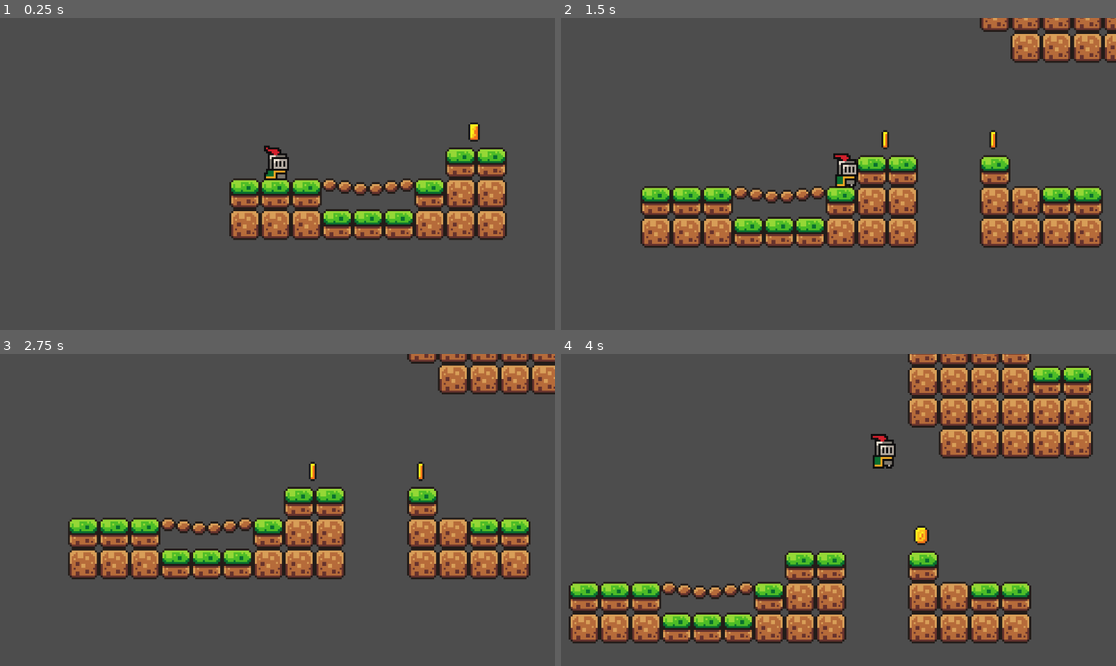
Above: before the commit, frames 1-4 (two rows, left to right).
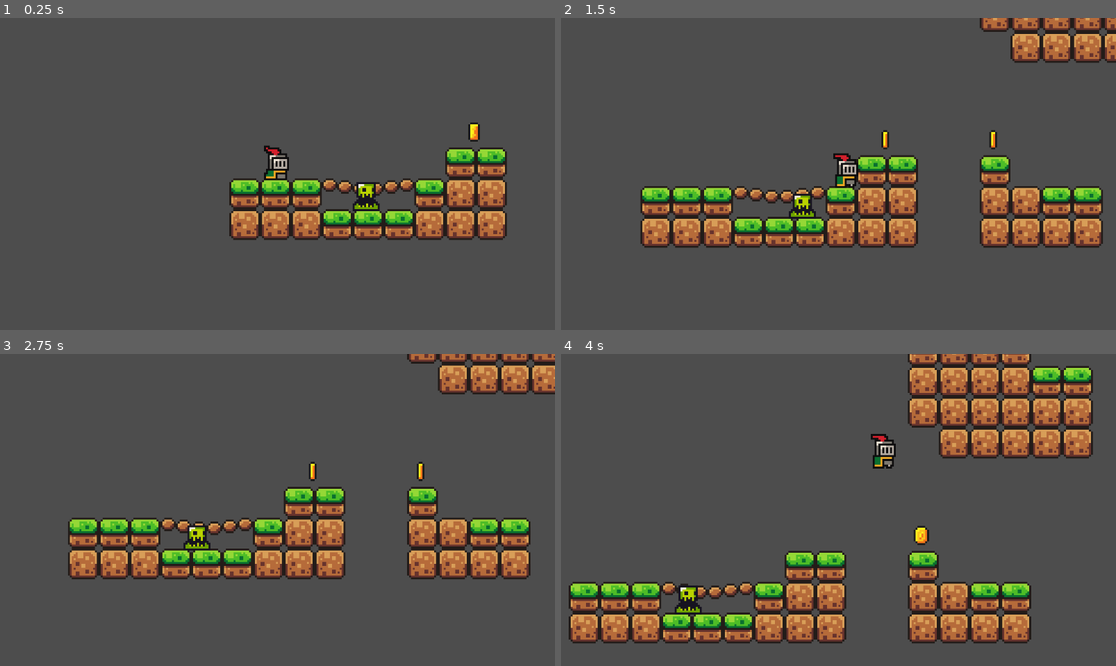
Above: after the commit, the same moments.

Repository: NicolasGarric/godot-knight-jumper
Game: Godot game, scene res://scenes/game.tscn
Two runs of this game, one before a commit and one after it. Both use one fixed random seed, a clock stepped at 60 frames per second and the inputs below.
Inputs:
- Up to frame 1 (0.25 s): no input
- Up to frame 2 (1.5 s): tap Enter (ui_accept) at 0.5, 0.77 s; hold Right (ui_right) from 0.53 s (still down)
- Up to frame 3 (2.75 s): tap Enter (ui_accept) at 1.52 s; release Right (ui_right) at 2.03 s; hold Left (ui_left) from 2.03 s (still down)
- Up to frame 4 (4 s): release Left (ui_left) at 2.78 s; hold Right (ui_right) from 2.78 s (still down); tap Enter (ui_accept) at 3.02, 3.77 s

The runs differ from the first frame. In frame 1, 0.3% of the frame differs, in the area x 63-69%, y 52-62%; in frame 2, 0.3%; in frame 3, 0.3%; in frame 4, 0.3%, in the area x 20-26%, y 74-84%.

Commit message:
Slime script created with ping pong movment and killzone.

Diff:
--- a/godot-knight-jumper/scenes/game.tscn
+++ b/godot-knight-jumper/scenes/game.tscn
@@ -1,10 +1,11 @@
-[gd_scene load_steps=30 format=3 uid="uid://cc6yfxa71ecl5"]
+[gd_scene load_steps=31 format=3 uid="uid://cc6yfxa71ecl5"]
 
 [ext_resource type="Texture2D" uid="uid://dqxhxieu6loy0" path="res://assets/sprites/world_tileset.png" id="1_ag6ng"]
 [ext_resource type="PackedScene" uid="uid://bfcmxyfps6aqx" path="res://scenes/player.tscn" id="1_pewfk"]
 [ext_resource type="PackedScene" uid="uid://d2gp3lb4jdnp4" path="res://scenes/platform.tscn" id="3_5hfyl"]
 [ext_resource type="PackedScene" uid="uid://c2lje47tybwvc" path="res://scenes/coin.tscn" id="4_tvrc1"]
 [ext_resource type="PackedScene" uid="uid://csmthfu7102pf" path="res://scenes/kilzone.tscn" id="5_1iw26"]
+[ext_resource type="PackedScene" uid="uid://ciw7eqgje80fh" path="res://scenes/slime.tscn" id="6_oyrc6"]
 
 [sub_resource type="TileSetAtlasSource" id="TileSetAtlasSource_ljktv"]
 texture = ExtResource("1_ag6ng")
@@ -629,3 +630,12 @@
 
 [node name="coin14" parent="Coins" instance=ExtResource("4_tvrc1")]
 position = Vector2(409, -473)
+
+[node name="Slime" parent="." instance=ExtResource("6_oyrc6")]
+position = Vector2(695, -16)
+
+[node name="Slime2" parent="." instance=ExtResource("6_oyrc6")]
+position = Vector2(760, -16)
+
+[node name="Slime3" parent="." instance=ExtResource("6_oyrc6")]
+position = Vector2(-88, -15)
--- a/godot-knight-jumper/scenes/slime.tscn
+++ b/godot-knight-jumper/scenes/slime.tscn
@@ -1,5 +1,6 @@
-[gd_scene load_steps=9 format=3 uid="uid://ciw7eqgje80fh"]
+[gd_scene load_steps=10 format=3 uid="uid://ciw7eqgje80fh"]
 
+[ext_resource type="Script" path="res://scripts/slime.gd" id="1_hc65a"]
 [ext_resource type="Texture2D" uid="uid://e32ta16i5q8x" path="res://assets/sprites/slime_green.png" id="1_p2m3s"]
 [ext_resource type="PackedScene" uid="uid://csmthfu7102pf" path="res://scenes/kilzone.tscn" id="2_uqmp2"]
 
@@ -43,6 +44,7 @@
 size = Vector2(14, 14)
 
 [node name="Slime" type="Node2D"]
+script = ExtResource("1_hc65a")
 
 [node name="AnimatedSprite2D" type="AnimatedSprite2D" parent="."]
 position = Vector2(0, -12)
@@ -54,3 +56,11 @@
 [node name="CollisionShape2D" type="CollisionShape2D" parent="Killzone"]
 position = Vector2(0, -8)
 shape = SubResource("RectangleShape2D_lc7xw")
+
+[node name="RayCastRight" type="RayCast2D" parent="."]
+position = Vector2(0, -7)
+target_position = Vector2(10, 0)
+
+[node name="RayCastLeft" type="RayCast2D" parent="."]
+position = Vector2(0, -7)
+target_position = Vector2(-9, 0)
--- /dev/null
+++ b/godot-knight-jumper/scripts/slime.gd
@@ -0,0 +1,15 @@
+extends Node2D
+
+const SPEED = 60
+var direction = 1
+@onready var ray_cast_right: RayCast2D = $RayCastRight
+@onready var ray_cast_left: RayCast2D = $RayCastLeft
+
+# Called every frame. 'delta' is the elapsed time since the previous frame.
+func _process(delta: float) -> void:
+	if ray_cast_right.is_colliding():
+		direction = -1
+	if ray_cast_left.is_colliding():
+		direction = 1
+
+	position.x += direction * SPEED * delta
